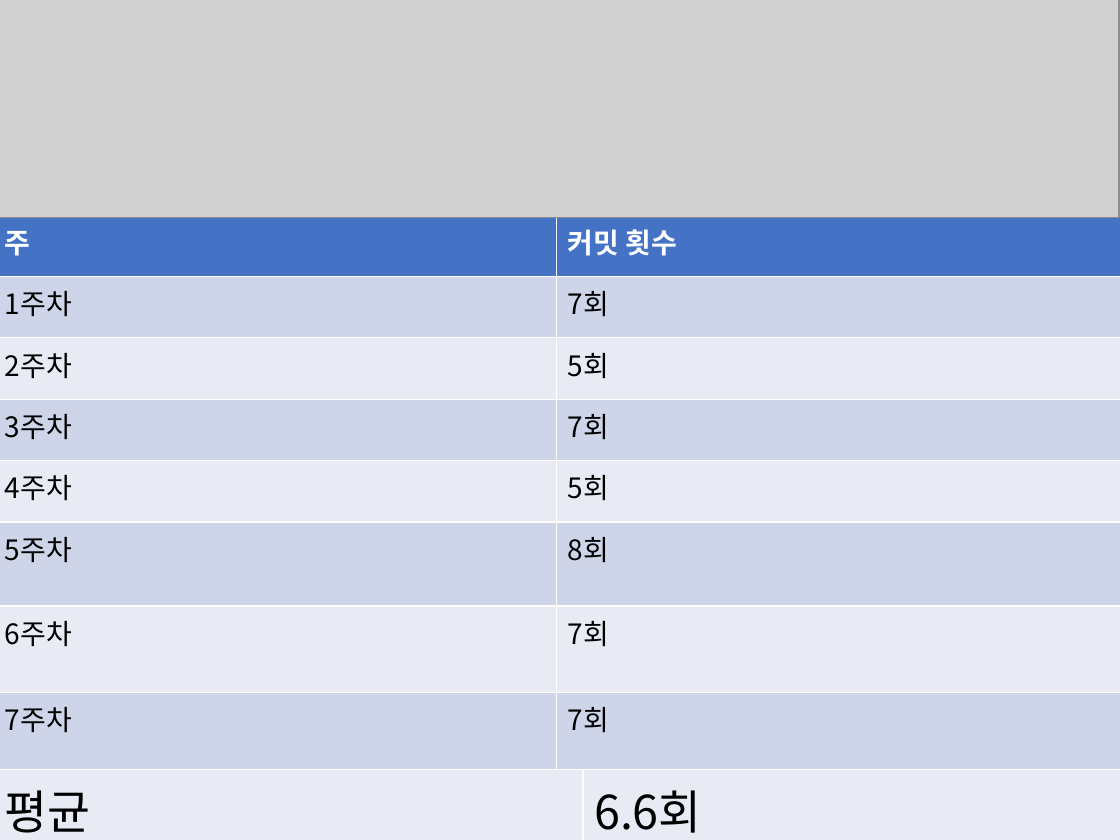
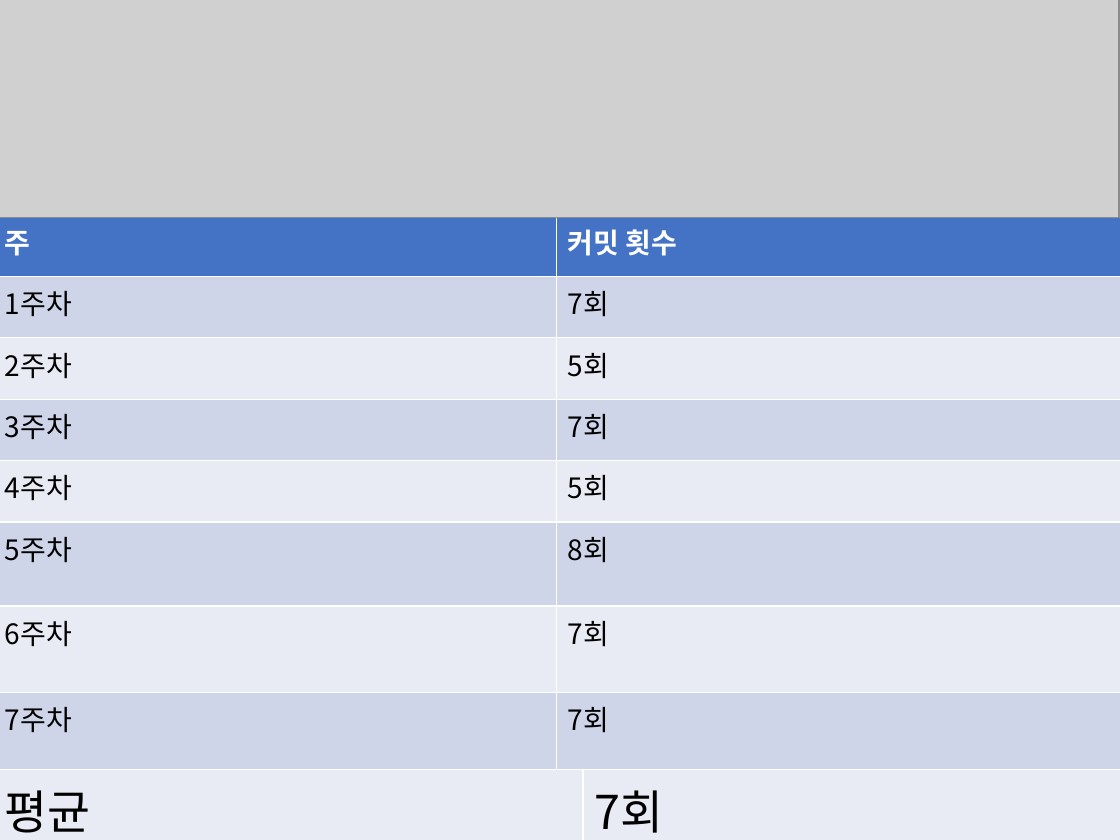
Before and after one commit to gkwodhsla/2DGP_project, a slide deck: slide 2 of projectPPT/3차 발표.pptx. Drawn at 1120x840 pixels with LibreOffice and Linux fonts; fonts in the diff are those of the drawing; grey boxes stand for pictures. Boxes give left, top, right and bottom in pixels: in the first picture for what was removed or moved away, otherwise in the second. Text is boxed around its words. In the diff, an @@ line names an element or a change of style, - is before the commit and + after.

```diff
--- a/projectPPT/3차 발표.pptx
+++ b/projectPPT/3차 발표.pptx
@@ table at (0, 215, 1120, 840) @@
-row 9, column 3: 6.6회
+row 9, column 3: 7회
```
Also in this commit, not shown: 1 other slide changed, 2 other files.
